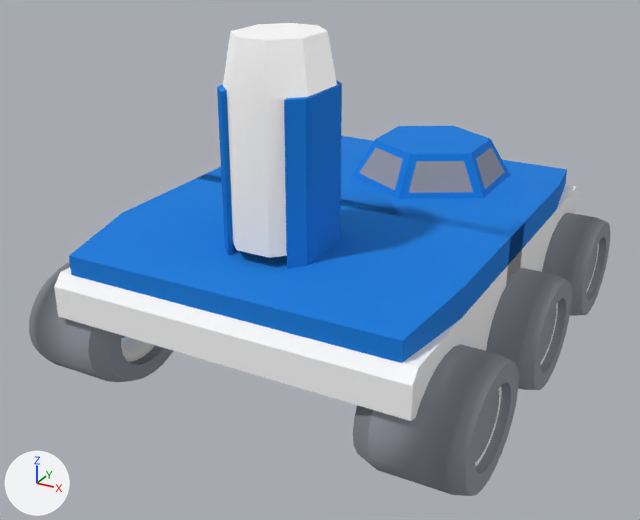
The OBJ model data/models/friendlyRangedUnitBase.obj: old version first, new version second.
Before and after are seen from a 50 mm camera at (0.876, -1.786, 1.023) aimed at (-0.026, -0.145, 0.202). Lighting does not change. The marker at lower left points along +X, +Y and +Z. Where no turn or scale is listed for an object, it has been applied to the vertices.

In view in the first picture: 'friendlyRangedUnitBase'.
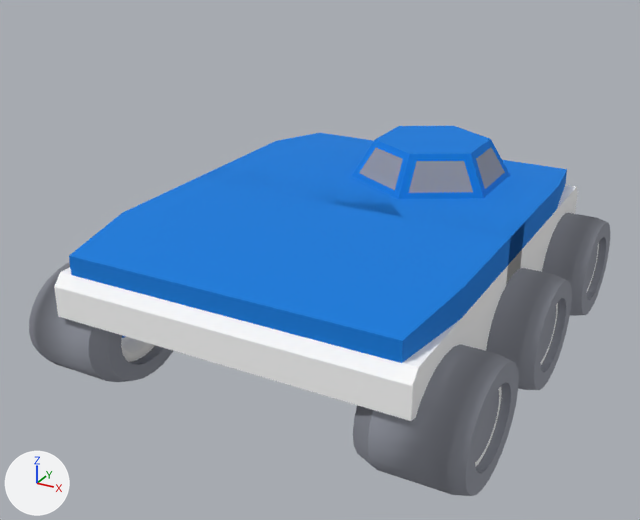
Diff of the bpy script that builds the scene:
```diff
--- a/data/models/friendlyRangedUnitBase.obj.py
+++ b/data/models/friendlyRangedUnitBase.obj.py
@@ mat_tire__instance___instance @@
+mat_tire__instance___instance = principled_material('tire (Instance) (Instance)')
+mat_tire__instance___instance.base_color = (0.298, 0.314, 0.365)  # grey #9498a3
+mat_tire__instance___instance.roughness = 1.0
@@ mat_bluesteel__instance___instance @@
+mat_bluesteel__instance___instance = principled_material('blueSteel (Instance) (Instance)')
+mat_bluesteel__instance___instance.base_color = (0.0, 0.201, 0.729)  # blue #007cde
+mat_bluesteel__instance___instance.roughness = 1.0
@@ mat_defaultmat__instance___instance @@
+mat_defaultmat__instance___instance = principled_material('_defaultMat (Instance) (Instance)')
+mat_defaultmat__instance___instance.base_color = (1.0, 1.0, 1.0)  # white #ffffff
+mat_defaultmat__instance___instance.roughness = 1.0
@@ me_friendlyrangedunitbase @@
 me_friendlyrangedunitbase.from_pydata(...)  # 2046 vertices, 4184 faces; spans x -0.501..0.501, y -0.604..0.504, z -0.023..0.75
 # used by ob_friendlyrangedunitbase; location = (0.0, 0.0, 0.0)
+# me_friendlyrangedunitbase part 1: the loose piece of 88 vertices spanning x -0.1..0.1, y -0.462..-0.238, z 0.25..0.75 is deleted
 me_friendlyrangedunitbase.materials.append(mat_tire__instance)
@@ me_friendlyrangedunitbase @@
 me_friendlyrangedunitbase.materials.append(mat_glass__instance)
-me_friendlyrangedunitbase.materials.append(mat_black__instance)  # grey #8d8d8d
-me_friendlyrangedunitbase.materials.append(mat_engine__instance)  # cyan #b4ffee
+me_friendlyrangedunitbase.materials.append(mat_tire__instance___instance)  # grey #9498a3
+me_friendlyrangedunitbase.materials.append(mat_defaultmat__instance___instance)  # white #ffffff
+me_friendlyrangedunitbase.materials.append(mat_bluesteel__instance___instance)  # blue #007cde
```

Boxes [x1, y1, x2, y2] around the edits, measured in the pictures (640 x 520 px):
'friendlyRangedUnitBase', reshaped (22% shorter)
    before: [29, 23, 610, 496]
    after: [29, 126, 610, 496]
part 1 of me_friendlyrangedunitbase, deleted
    before: [217, 23, 342, 269]
